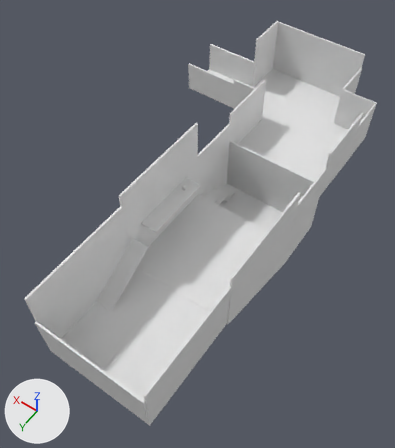
What one commit did to the Blender file GameJam500/Assets/Models/ArchPrototype/Level1.blend.
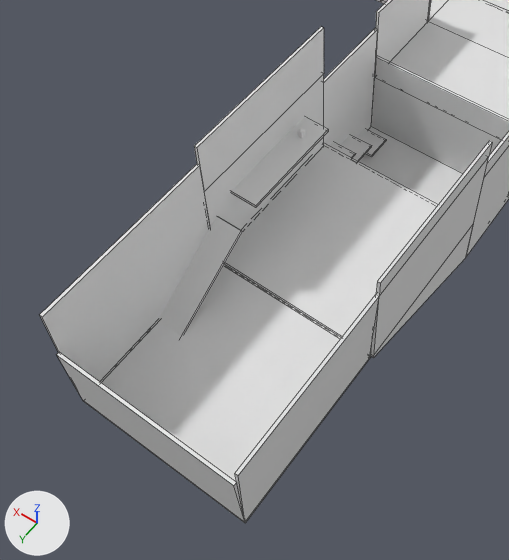
Old and new are each drawn whole from a 50 mm camera at (-30.8, 27.1, 80.4) aimed at (5.6, -23.8, 0.4) and again close up on the part from 0% to 79% of the width and 24% to 100% of the height. Lighting does not change. The marker at lower left points along +X, +Y and +Z. The close-ups show mesh edges as thin lines.

The older version as bpy lines, for what is in view:
```python
me_cube_002 = bpy.data.meshes.new('Cube.002')
me_cube_002.from_pydata(...)  # 92 vertices, 46 faces; spans x -10.0..28.9, y -6.4..18.2, z -10.0..69.8
ob_cube = bpy.data.objects.new('Cube', me_cube_002)
ob_cube.location = (0.0, 0.0, 0.0)
ob_cube.rotation_euler = (1.571, 0.0, 0.0)  # degrees (90, 0, 0)
_m = ob_cube.modifiers.new('Solidify', 'SOLIDIFY')
_m.thickness = 0.342
_m.nonmanifold_thickness_mode = 'FIXED'
_m.nonmanifold_merge_threshold = 0.0003
```
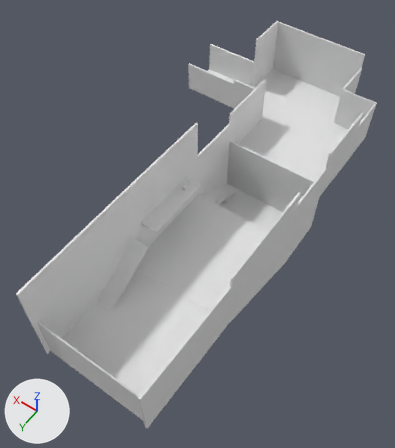
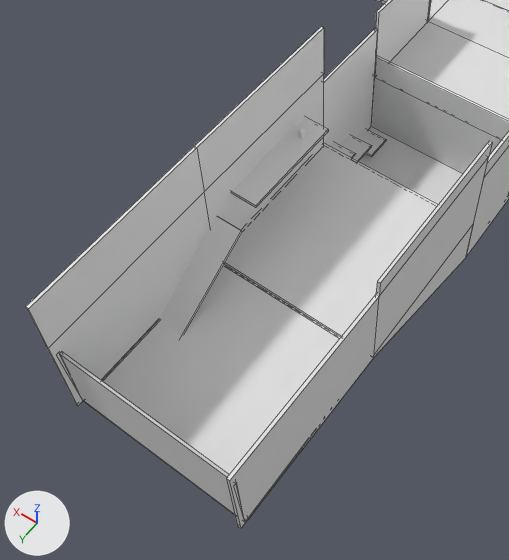
Pixel boxes [x1, y1, x2, y2] of what changed, in the close-ups (509 x 560 px):
```json
{"object": "Cube", "change": "reshaped, modifiers changed", "before": [40, 0, 509, 523], "after": [26, 0, 509, 528]}
{"part": 1, "of": "me_cube_002", "change": "built on", "before": [40, 164, 379, 523], "after": [26, 0, 509, 528]}
```

The change, as JSON lines over the scene's bpy script:
```json
{"block": "me_cube_002", "where": "# used by ob_cube; location = (0.0, 0.0, 0.0); rotation_euler = (1.571, 0.0, 0.0), in degrees (90, 0, 0)"}
{"op": "remove", "block": "me_cube_002", "code": "me_cube_002.from_pydata(...)  # 92 vertices, 46 faces; spans x -10.0..28.9, y -6.4..18.2, z -10.0..69.8"}
{"op": "add", "block": "me_cube_002", "code": "me_cube_002.from_pydata(...)  # 194 vertices, 178 faces; spans x -10.3..28.9, y -6.6..18.2, z -10.8..70.1"}
{"block": "me_cube_002", "change": "me_cube_002 part 1"}
{"block": "me_cube_002", "change": "4 vertices are removed from x -10.0..10.0, y 11.7..15.7, z -10.0..10.0"}
{"block": "me_cube_002", "change": "3 faces are deleted"}
{"block": "me_cube_002", "change": "97 vertices are added at x -10.3..28.9, y -6.6..18.2, z -10.8..70.1"}
{"block": "me_cube_002", "change": "9 new vertices lie (0.0, -0.4, 0.0) away from vertices in x 6.8..10.4, y -5.3..2.5, z 28.7..61.2"}
{"block": "me_cube_002", "change": "135 new faces join them"}
{"op": "remove", "block": "ob_cube", "code": "_m = ob_cube.modifiers.new('Solidify', 'SOLIDIFY')"}
{"op": "remove", "block": "ob_cube", "code": "_m.thickness = 0.342"}
{"op": "remove", "block": "ob_cube", "code": "_m.nonmanifold_thickness_mode = 'FIXED'"}
{"op": "remove", "block": "ob_cube", "code": "_m.nonmanifold_merge_threshold = 0.0003"}
```
